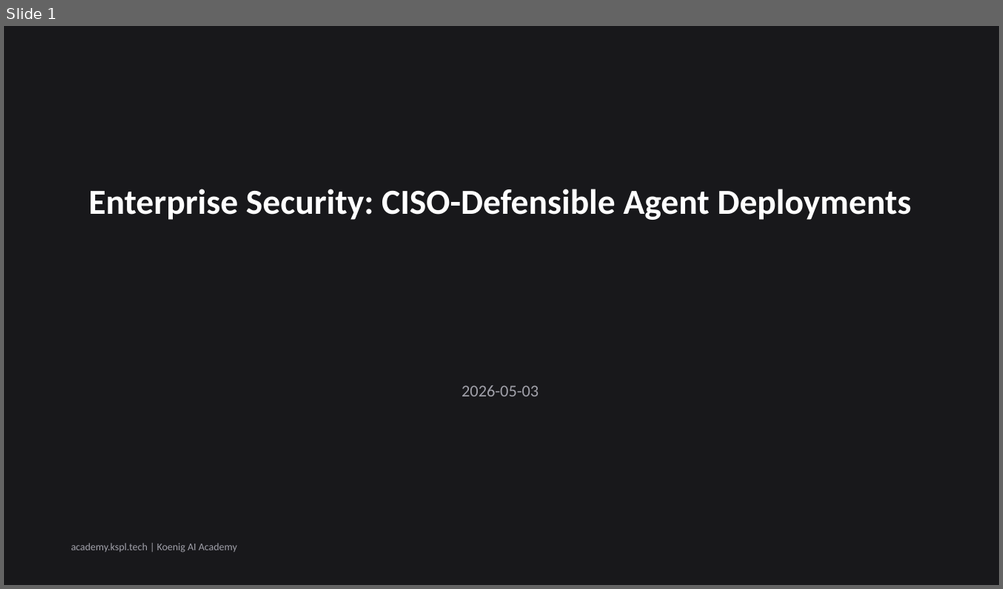
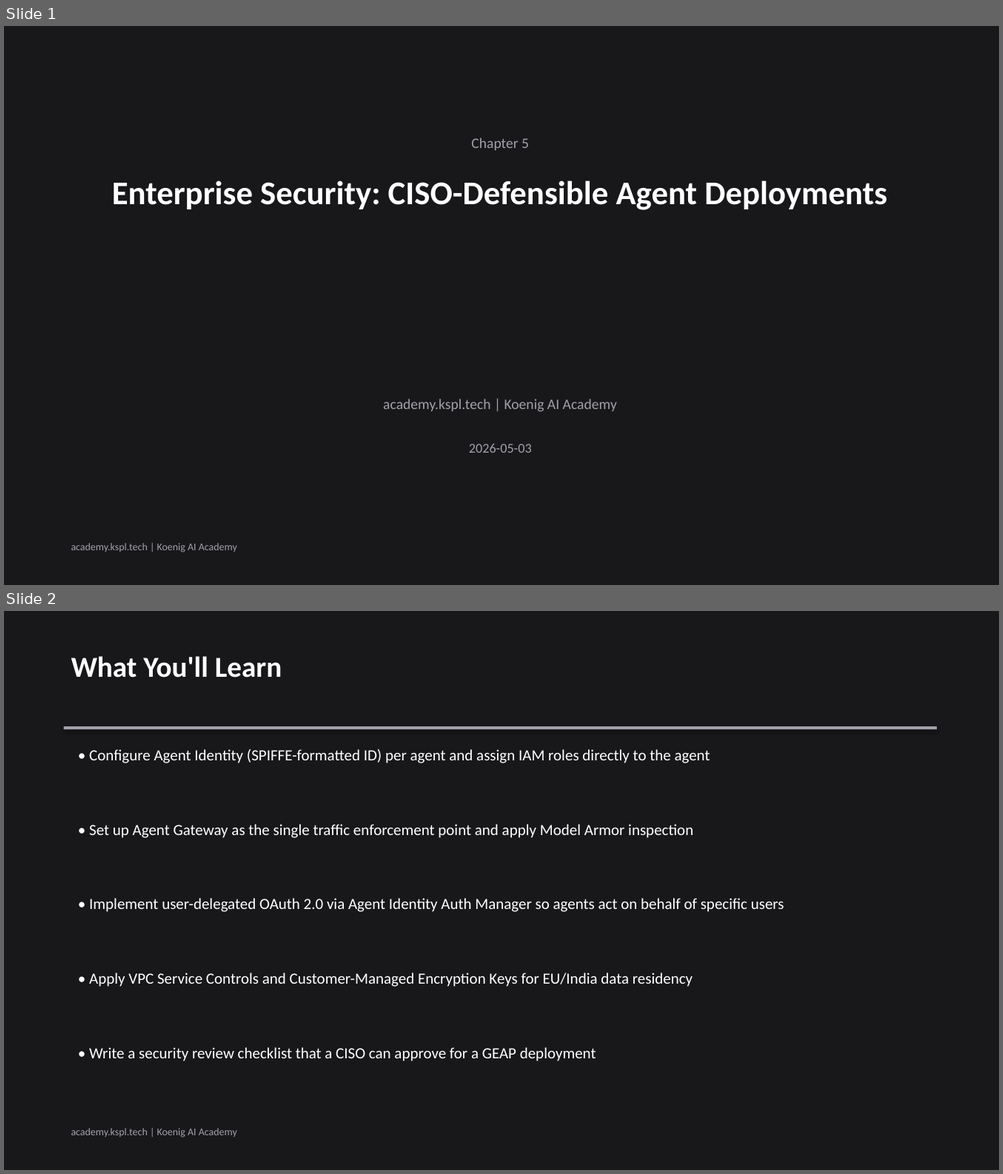
Before and after one commit to Koenig-Solutions-Private-Limited/koenig-ai-org, a slide deck: vault/courses/gemini-enterprise-agents/ch05-slides.pptx. Shown one above the other, each under a label of ours: slide 1 before the commit, slides 1 and 2 after it. The pictures are 1003x589 and 1003x1174 pixels, drawn with LibreOffice and Linux fonts; fonts in the diff are those of the drawing. Boxes give left, top, right and bottom in pixels: in the first picture for what was removed or moved away, otherwise in the second. Text is boxed around its words. In the diff, an @@ line names an element or a change of style, - is before the commit and + after.

```diff
--- a/vault/courses/gemini-enterprise-agents/ch05-slides.pptx
+++ b/vault/courses/gemini-enterprise-agents/ch05-slides.pptx
@@ slide 2 added at box(4, 611, 999, 1170), background #18181B @@
@@ text added at box(71, 656, 282, 678), 28 pt, text #FFFFFF, bold @@
+What You'll Learn
@@ rectangle added at box(64, 726, 936, 729), fill #A1A1AA @@
@@ text added at box(89, 749, 710, 763), 15 pt, text #FFFFFF @@
+• Configure Agent Identity (SPIFFE-formatted ID) per agent and assign IAM roles directly to the agent
@@ text added at box(89, 824, 693, 838), 15 pt, text #FFFFFF @@
+• Set up Agent Gateway as the single traffic enforcement point and apply Model Armor inspection
@@ text added at box(89, 898, 784, 912), 15 pt, text #FFFFFF @@
+• Implement user-delegated OAuth 2.0 via Agent Identity Auth Manager so agents act on behalf of specific users
@@ text added at box(89, 973, 692, 987), 15 pt, text #FFFFFF @@
+• Apply VPC Service Controls and Customer-Managed Encryption Keys for EU/India data residency
@@ text added at box(89, 1048, 596, 1062), 15 pt, text #FFFFFF @@
+• Write a security review checklist that a CISO can approve for a GEAP deployment
@@ text added at box(71, 1128, 237, 1138), 10 pt, text #A1A1AA @@
+academy.kspl.tech | Koenig AI Academy
@@ slide 1 changed as well @@
@@ text added at box(471, 138, 529, 150), 14 pt, text #A1A1AA @@
+Chapter 5
@@ text "Enterprise Security: CISO-Defensible Agent Deployments": place and size @@
-text "Enterprise Security: CISO-Defensible Agent Deployments" at box(88, 189, 911, 220)
+text "Enterprise Security: CISO-Defensible Agent Deployments" at box(112, 181, 887, 210)
@@ text "Enterprise Security: CISO-Defensible Agent Deployments" at box(112, 181, 887, 210): size 34 to 32 pt @@
@@ text added at box(383, 399, 617, 412), 14 pt, text #A1A1AA @@
+academy.kspl.tech | Koenig AI Academy
@@ text "2026-05-03": place and size @@
-text "2026-05-03" at box(461, 386, 538, 397)
+text "2026-05-03" at box(469, 444, 532, 453)
@@ text "2026-05-03" at box(469, 444, 532, 453): size 16 to 13 pt @@
```
Also in this commit, not shown: 4 other slides changed, 1 other slide added, 2 slides removed, 2 other files.
